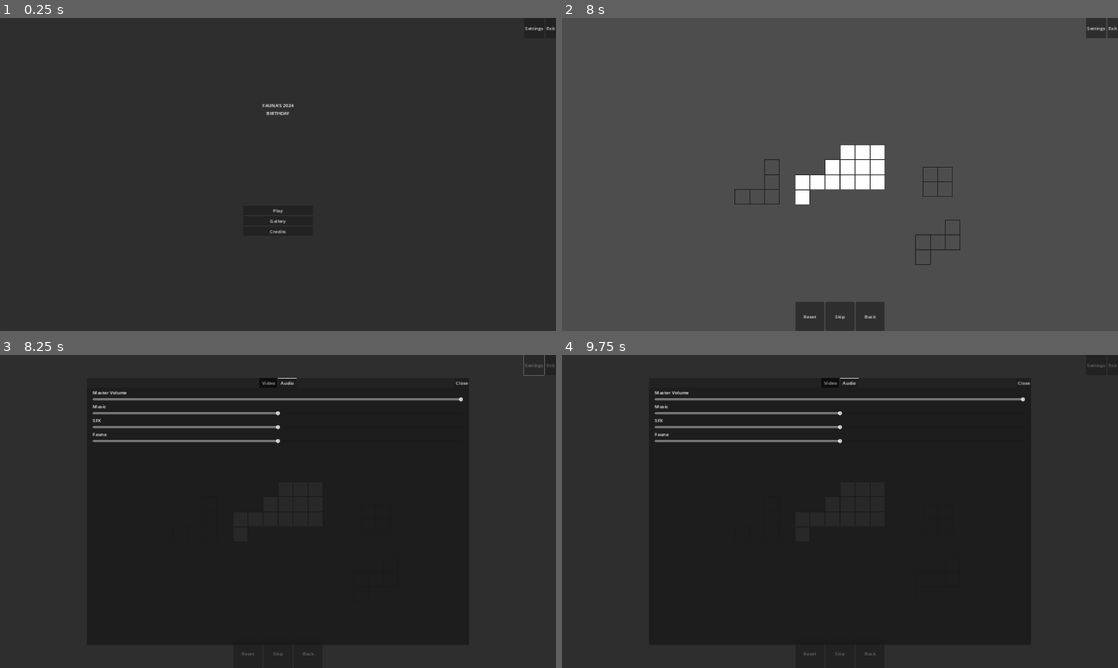
Above: before the commit, frames 1-4 (two rows, left to right).
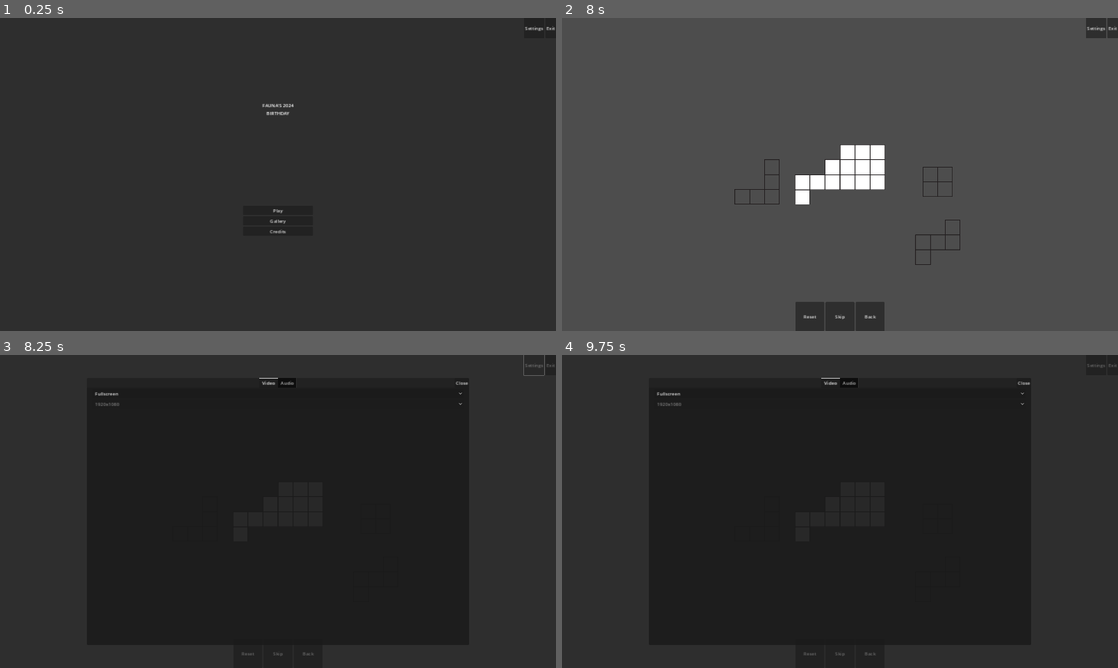
Above: after the commit, the same moments.

Repository: Saplings-Projects/Birthday-2024
Game: Godot game, scene res://MainScenes/main_menu.tscn
Same seed, same stepped clock (60 frames per second), same inputs: the game is played once before the commit and once after it.
Inputs (mouse positions are in pixels of both pictures, inside the frame that each line leads up to):
- Up to frame 1 (0.25 s): no input
- Up to frame 2 (8 s): click "Play" at 0.5 s; click "Campaign Levels" at 1.25 s; click "Placeholder Play Button" at 2 s; click "Skip" at 2.75 s; click "Skip" at 3.5 s; click "Skip" at 4.25 s; click "Back" at 5 s; click "Play" at 5.75 s; click "Campaign Levels" at 6.5 s; click "Placeholder Play Button" at 7.25 s
- Up to frame 3 (8.25 s): click "Settings" at 8 s
- Up to frame 4 (9.75 s): click "Reset" at 8.75 s; move the mouse to (962, 495) at 9.52 s; press the mouse at (962, 495) at 9.53 s

Frames 1-2 are identical in both runs. In frame 3, 1.7% of the frame differs, in the area x 16-84%, y 7-29%; in frame 4, 1.7%.

Commit message:
- Added `VideoController` script - Added video controller node to `GameMaster` - Reworked `VideoSettingsControl` to use user preferences

Diff:
--- a/Birthday-2024-Project/ScenePrefabs/GameMaster.tscn
+++ b/Birthday-2024-Project/ScenePrefabs/GameMaster.tscn
@@ -1,11 +1,20 @@
-[gd_scene load_steps=3 format=3 uid="uid://c6xsrisrdefrq"]
+[gd_scene load_steps=7 format=3 uid="uid://c6xsrisrdefrq"]
 
 [ext_resource type="Script" path="res://Scripts/Game/GameMaster.gd" id="1_agon8"]
 [ext_resource type="Script" path="res://Scripts/Game/AudioController.gd" id="2_1oy3c"]
+[ext_resource type="Script" path="res://Scripts/Game/VideoController.gd" id="3_ayqci"]
+[ext_resource type="Resource" uid="uid://c8jpl3lhgb7f6" path="res://Resources/Video/1920x1080.tres" id="4_53h28"]
+[ext_resource type="Resource" uid="uid://b3r8hjt7pd3dl" path="res://Resources/Video/1440x900.tres" id="5_8a61i"]
+[ext_resource type="Resource" uid="uid://dth7hfnnen2p8" path="res://Resources/Video/1366x768.tres" id="6_rln2h"]
 
-[node name="GameMaster" type="Node2D" node_paths=PackedStringArray("audio_controller")]
+[node name="GameMaster" type="Node2D" node_paths=PackedStringArray("audio_controller", "video_controller")]
 script = ExtResource("1_agon8")
 audio_controller = NodePath("AudioController")
+video_controller = NodePath("VideoController")
 
 [node name="AudioController" type="Node2D" parent="."]
 script = ExtResource("2_1oy3c")
+
+[node name="VideoController" type="Node2D" parent="."]
+script = ExtResource("3_ayqci")
+resolutions = Array[Resource("res://Scripts/Model/ScreenResolution.gd")]([ExtResource("4_53h28"), ExtResource("5_8a61i"), ExtResource("6_rln2h")])
--- a/Birthday-2024-Project/ScenePrefabs/SettingsWindow.tscn
+++ b/Birthday-2024-Project/ScenePrefabs/SettingsWindow.tscn
@@ -46,12 +46,11 @@
 grow_horizontal = 2
 grow_vertical = 2
 tab_alignment = 1
-current_tab = 1
 
-[node name="Video" type="TabBar" parent="MarginContainer/Window/TabContainer" node_paths=PackedStringArray("resolution_options")]
-visible = false
+[node name="Video" type="TabBar" parent="MarginContainer/Window/TabContainer" node_paths=PackedStringArray("window_options", "resolution_options")]
 layout_mode = 2
 script = ExtResource("2_y1ii8")
+window_options = NodePath("MarginContainer/Settings Container/WindowOptions")
 resolution_options = NodePath("MarginContainer/Settings Container/ResolutionOptions")
 
 [node name="MarginContainer" type="MarginContainer" parent="MarginContainer/Window/TabContainer/Video"]
@@ -69,7 +68,7 @@
 [node name="Settings Container" type="VBoxContainer" parent="MarginContainer/Window/TabContainer/Video/MarginContainer"]
 layout_mode = 2
 
-[node name="ScreenOptions" type="OptionButton" parent="MarginContainer/Window/TabContainer/Video/MarginContainer/Settings Container"]
+[node name="WindowOptions" type="OptionButton" parent="MarginContainer/Window/TabContainer/Video/MarginContainer/Settings Container"]
 layout_mode = 2
 item_count = 3
 selected = 0
@@ -82,16 +81,9 @@
 
 [node name="ResolutionOptions" type="OptionButton" parent="MarginContainer/Window/TabContainer/Video/MarginContainer/Settings Container"]
 layout_mode = 2
-item_count = 3
-selected = 0
-popup/item_0/text = "1920x1080"
-popup/item_0/id = 0
-popup/item_1/text = "1440×900"
-popup/item_1/id = 2
-popup/item_2/text = "1366×768"
-popup/item_2/id = 1
 
 [node name="Audio" type="TabBar" parent="MarginContainer/Window/TabContainer" node_paths=PackedStringArray("master_slider", "music_slider", "sfx_slider", "fauna_slider", "music_sample_player", "sfx_sample_player", "fauna_sample_player")]
+visible = false
 layout_mode = 2
 script = ExtResource("3_jxrfi")
 master_slider = NodePath("MarginContainer/Settings Container/Master Container/Master Slider")
@@ -195,6 +187,4 @@
 grow_horizontal = 0
 text = "Close"
 
-[connection signal="item_selected" from="MarginContainer/Window/TabContainer/Video/MarginContainer/Settings Container/ScreenOptions" to="MarginContainer/Window/TabContainer/Video" method="on_screen_selected"]
-[connection signal="item_selected" from="MarginContainer/Window/TabContainer/Video/MarginContainer/Settings Container/ResolutionOptions" to="MarginContainer/Window/TabContainer/Video" method="on_resolution_selected"]
 [connection signal="button_up" from="MarginContainer/Window/Close Button" to="." method="on_close_clicked"]
--- a/Birthday-2024-Project/Scripts/Game/AudioController.gd
+++ b/Birthday-2024-Project/Scripts/Game/AudioController.gd
@@ -8,15 +8,6 @@
 const _master_bus: String = "Master"
 const _music_bus: String = "Music"
 const _sfx_bus: String = "SFX"
-
-
-func apply_prefs(prefs: UserPreferences):
-	var audio = prefs.audio;
-
-	set_master_volume(audio.master)
-	set_music_volume(audio.music)
-	set_sfx_volume(audio.sfx)
-	set_fauna_volume(audio.fauna)
 
 
 func set_fauna_volume(value: float):
@@ -39,6 +30,13 @@
 	_set_bus_volume(value, _sfx_bus)
 
 
+func _apply_prefs():
+	set_master_volume(_prefs.master)
+	set_music_volume(_prefs.music)
+	set_sfx_volume(_prefs.sfx)
+	set_fauna_volume(_prefs.fauna)
+
+
 func _set_bus_volume(value: float, bus_name: String):
 	var db = log(clamp(value, 0.001, 1)) / log(10) * 20 # Convert to decibels
 	var bus_idx = AudioServer.get_bus_index(bus_name)
--- a/Birthday-2024-Project/Scripts/Game/GameMaster.gd
+++ b/Birthday-2024-Project/Scripts/Game/GameMaster.gd
@@ -3,6 +3,7 @@
 
 
 @export var audio_controller: AudioController
+@export var video_controller: VideoController
 
 # State/Prefs
 var user_prefs: UserPreferences
@@ -12,13 +13,15 @@
 
 
 func _apply_settings():
-	audio_controller.apply_prefs(user_prefs)
+	audio_controller._apply_prefs()
+	video_controller._apply_prefs()
 
 
 func _load_data():
 	user_prefs = _save_system.load_user_preferences()
 
 	audio_controller._prefs = user_prefs.audio
+	video_controller._prefs = user_prefs.video
 
 
 #region Node
--- /dev/null
+++ b/Birthday-2024-Project/Scripts/Game/VideoController.gd
@@ -0,0 +1,71 @@
+class_name VideoController
+extends Node2D
+
+
+@export var resolutions: Array[ScreenResolution] = []
+
+var _prefs: VideoPreferences
+
+
+func enable_fullscreen():
+	_prefs.window = VideoPreferences.WindowType.FULLSCREEN
+
+	DisplayServer.window_set_mode(DisplayServer.WINDOW_MODE_EXCLUSIVE_FULLSCREEN)
+	DisplayServer.window_set_flag(DisplayServer.WINDOW_FLAG_BORDERLESS, false)
+
+
+func enable_windowed():
+	_prefs.window = VideoPreferences.WindowType.WINDOWED
+
+	DisplayServer.window_set_mode(DisplayServer.WINDOW_MODE_WINDOWED)
+	DisplayServer.window_set_flag(DisplayServer.WINDOW_FLAG_BORDERLESS, false)
+
+	_resize_window()
+
+
+func enable_windowed_borderless():
+	_prefs.window = VideoPreferences.WindowType.WINDOWED_BORDERLESS
+
+	DisplayServer.window_set_mode(DisplayServer.WINDOW_MODE_MAXIMIZED)
+	DisplayServer.window_set_flag(DisplayServer.WINDOW_FLAG_BORDERLESS, true)
+
+
+func set_resolution(res_idx: int):
+	if resolutions == null:
+		printerr("Available resolution is null")
+		return
+
+	var len = resolutions.size()
+
+	if res_idx < 0 or res_idx >= len:
+		printerr("Out-of-range for resolutions (", res_idx, "; len=", len, ")")
+		return
+
+	var res = resolutions[res_idx]
+	_prefs.width = res.width
+	_prefs.height = res.height
+
+	_resize_window()
+
+
+func _apply_prefs():
+	match _prefs.window:
+		VideoPreferences.WindowType.FULLSCREEN:
+			enable_fullscreen()
+		VideoPreferences.WindowType.WINDOWED:
+			enable_windowed()
+		VideoPreferences.WindowType.WINDOWED_BORDERLESS:
+			enable_windowed_borderless()
+		_:
+			printerr("Unknown window type for video preference: ", _prefs.window)
+
+
+func _resize_window():
+	if _prefs.window != VideoPreferences.WindowType.WINDOWED:
+		return
+
+	var width = _prefs.width;
+	var height = _prefs.height;
+
+	DisplayServer.window_set_size(Vector2i(width, height))
+	# TODO: Change position of window for best fit in screen.
--- a/Birthday-2024-Project/Scripts/UI/Settings/VideoSettingsControl.gd
+++ b/Birthday-2024-Project/Scripts/UI/Settings/VideoSettingsControl.gd
@@ -2,69 +2,78 @@
 extends Control
 
 
+@export var window_options: OptionButton
 @export var resolution_options: OptionButton
-var _height: int = 1080
-var _width: int = 1920
+
+var _gm: GameMaster
+
+const _RESOLUTION_FORMAT: String = "%dx%d"
 
 
-# TODO: Most of the logic in this class ought to be moved to a class that is
-#       dedicated to handling settings. (e.g. On game launch)
+func revert_changes():
+	var video = _gm.user_prefs.video
 
-func on_screen_selected(index: int):
-	match index:
-		0:
-			_enable_fullscreen()
-		1:
-			_enable_windowed()
-		2:
-			_enable_windowed_borderless()
+	# Handle window options
+	window_options.select(video.window)
+	resolution_options.disabled = video.window != VideoPreferences.WindowType.WINDOWED
+
+	# Handle resolution options
+	var resolutions = _gm.video_controller.resolutions
+	var using_preset = false # Assume not using an available resolution
+	var i = 0
+
+	while not using_preset and i < resolutions.size():
+		var res = resolutions[i]
+		i = i + 1
+
+		if res.width != video.width or res.height != video.height:
+			continue
+
+		using_preset = true
+		resolution_options.select(i - 1)
+
+	if not using_preset:
+		printerr("Video prefernces are using an unavailable screen resolution")
+		# TODO: Handle this case.
 
 
-func on_resolution_selected(index: int):
-	match index:
-		0:
-			_resize_window(1920, 1080)
-		1:
-			_resize_window(1440, 900)
-		2:
-			_resize_window(1366, 768)
+func _on_resolution_selected(index: int):
+	_gm.video_controller.set_resolution(index)
 
 
-func _enable_fullscreen():
-	resolution_options.disabled = true
-
-	DisplayServer.window_set_mode(DisplayServer.WINDOW_MODE_EXCLUSIVE_FULLSCREEN)
-	DisplayServer.window_set_flag(DisplayServer.WINDOW_FLAG_BORDERLESS, false)
-
-
-func _enable_windowed():
-	resolution_options.disabled = false
-
-	DisplayServer.window_set_mode(DisplayServer.WINDOW_MODE_WINDOWED)
-	DisplayServer.window_set_flag(DisplayServer.WINDOW_FLAG_BORDERLESS, false)
-
-	_resize_window(_width, _height)
-
-
-func _enable_windowed_borderless():
-	resolution_options.disabled = true
-
-	DisplayServer.window_set_mode(DisplayServer.WINDOW_MODE_MAXIMIZED)
-	DisplayServer.window_set_flag(DisplayServer.WINDOW_FLAG_BORDERLESS, true)
-
-
-func _resize_window(width: int, height: int):
-	_width = width;
-	_height = height;
-
-	DisplayServer.window_set_size(Vector2i(width, height))
-	# TODO: Change position of window for best fit in screen.
+func _on_window_selected(index: int):
+	match index:
+		VideoPreferences.WindowType.FULLSCREEN:
+			resolution_options.disabled = true
+			_gm.video_controller.enable_fullscreen()
+		VideoPreferences.WindowType.WINDOWED:
+			resolution_options.disabled = false
+			_gm.video_controller.enable_windowed()
+		VideoPreferences.WindowType.WINDOWED_BORDERLESS:
+			resolution_options.disabled = true
+			_gm.video_controller.enable_windowed_borderless()
+		_:
+			printerr("Unhandled screen type selected")
 
 
 #region Node
 
 func _ready():
-	_enable_fullscreen()
+	_gm = get_node("/root/GlobalGameMaster")
+
+	# Setup resolution options
+	var resolutions = _gm.video_controller.resolutions
+
+	for i in range(resolutions.size()):
+		var res = resolutions[i]
+
+		resolution_options.add_item(_RESOLUTION_FORMAT % [res.width, res.height], i)
+
+	revert_changes()
+
+	# Connect listeners
+	window_options.item_selected.connect(_on_window_selected)
+	resolution_options.item_selected.connect(_on_resolution_selected)
 
 
 #endregion Node
